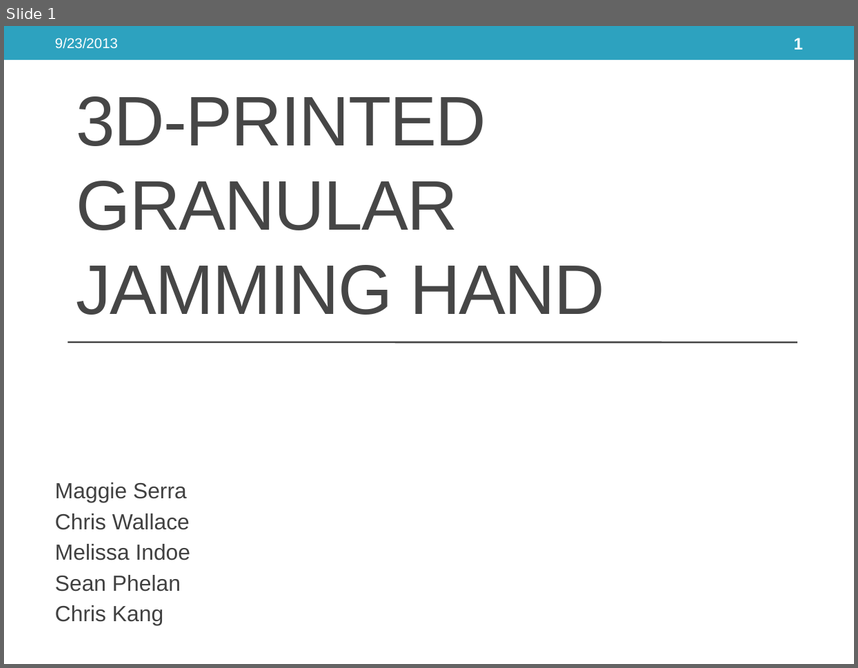
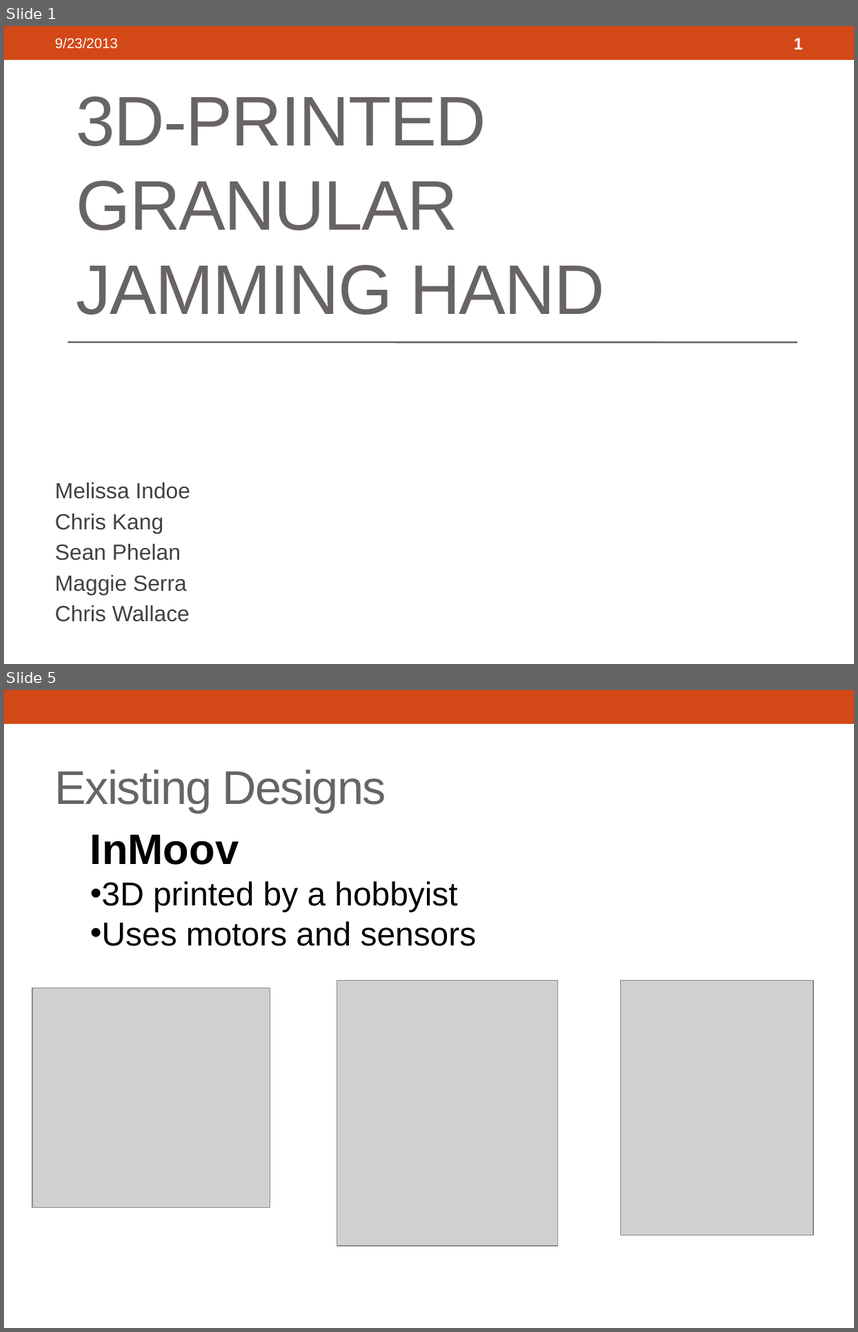
Before and after one commit to 3D-Printed-Granular-Jamming-Hand/3d-printed-granular-jamming-hand, a slide deck: ProgressReports/Presentation 1 Segments/3d-Printed Granular Jamming Hand.pptx. Shown one above the other, each under a label of ours: slide 1 before the commit, slides 1 and 5 after it; the slides between them are not shown. The pictures are 858x668 and 858x1332 pixels, drawn with LibreOffice and Linux fonts; fonts in the diff are those of the drawing; grey boxes stand for pictures. Boxes give left, top, right and bottom in pixels: in the first picture for what was removed or moved away, otherwise in the second. Text is boxed around its words. In the diff, an @@ line names an element or a change of style, - is before the commit and + after.

```diff
--- a/ProgressReports/Presentation 1 Segments/3d-Printed Granular Jamming Hand.pptx
+++ b/ProgressReports/Presentation 1 Segments/3d-Printed Granular Jamming Hand.pptx
@@ slide 5 added at bbox=[4, 690, 854, 1328], background #FFFFFF; not listed: 1 template element that a slide beside it also shows @@
@@ title added at bbox=[55, 769, 386, 813], 40 pt, text #696464 @@
+Existing Designs
@@ text added at bbox=[90, 834, 477, 946], 28 pt, text #000000 @@
+InMoov
+• 3D printed by a hobbyist
+• Uses motors and sensors
@@ picture added at bbox=[32, 987, 269, 1207] @@
@@ picture added at bbox=[337, 980, 558, 1246] @@
@@ picture added at bbox=[620, 980, 813, 1235] @@
@@ slide 1 changed as well @@
@@ rectangle at bbox=[4, 26, 854, 60]: fill #2DA2BF to #D34817 @@
@@ title "3D-PRINTED GRANULAR JAMMING HAND" at bbox=[76, 96, 605, 314]: text colour #464646 to #696464 @@
@@ line (67, 342) - (797, 342): stroke #464646 1.5 pt to #696464 1.5 pt @@
@@ subtitle at bbox=[55, 482, 191, 560]: paragraphs added @@
+Melissa Indoe
+Chris Kang
+Sean Phelan
@@ subtitle at bbox=[55, 544, 191, 626]: paragraphs removed @@
-Melissa Indoe
-Sean Phelan
-Chris Kang
```
Also in this commit, not shown: 12 other slides changed, 15 other slides added.
